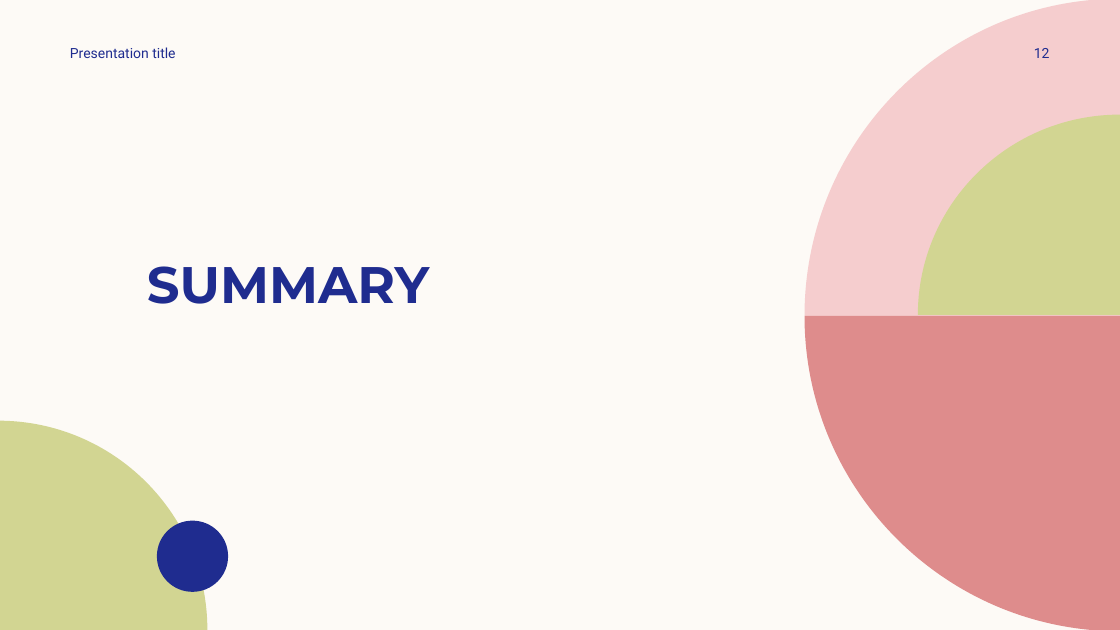
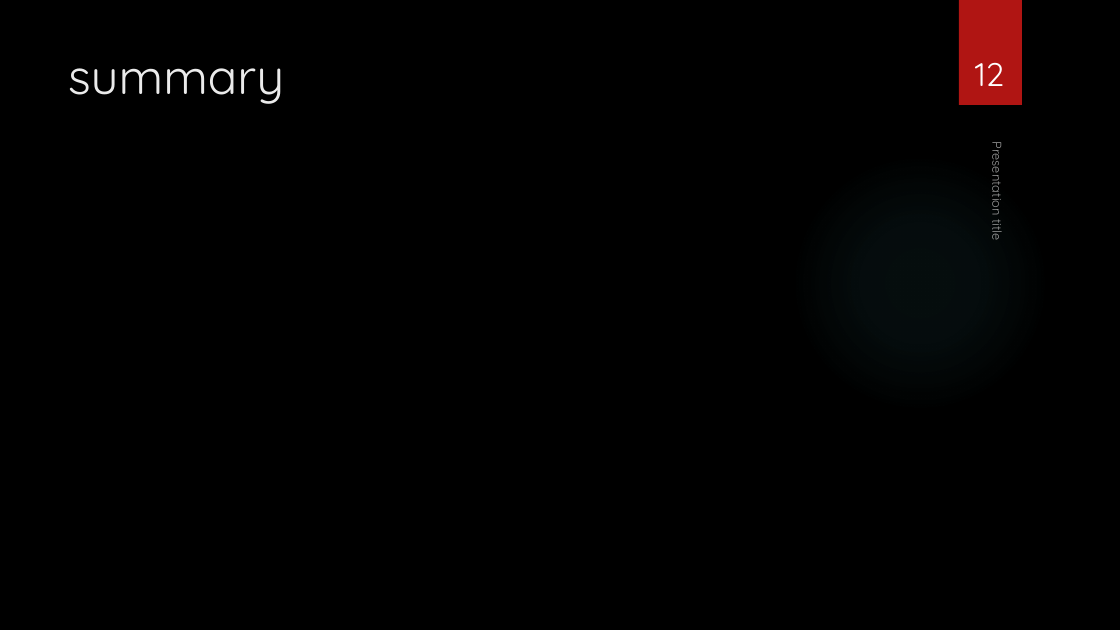
Before and after one commit to asthaa29/lendingcasestudy, a slide deck: slide 12 of EDA Case Study.pptx. Drawn at 1120x630 pixels with LibreOffice and Linux fonts; fonts in the diff are those of the drawing; background and template pictures are left out. Boxes give left, top, right and bottom in pixels: in the first picture for what was removed or moved away, otherwise in the second. Text is boxed around its words. In the diff, an @@ line names an element or a change of style, - is before the commit and + after.

```diff
--- a/EDA Case Study.pptx
+++ b/EDA Case Study.pptx
@@ background #FDFAF6 to picture (left out) @@
@@ freeform shape removed at bbox=[805, 0, 1120, 316] @@
@@ page number: place and size @@
-page number at bbox=[1034, 48, 1050, 58]
+page number at bbox=[975, 63, 1004, 86]
@@ page number at bbox=[975, 63, 1004, 86]: size 12 to 28 pt, font Roboto to Quicksand, text colour #1F2C8F to #FFFFFF; alignment right to centre; vertical alignment middle to bottom @@
@@ rectangle added at bbox=[959, 0, 1022, 105], fill #B01513 @@
@@ title "summary" at bbox=[68, 68, 284, 104]: vertical alignment bottom to top @@
@@ title at bbox=[68, 68, 284, 104]: text changed; size 44 to 42 pt; font Montserrat to Quicksand; text colour #1F2C8F to #EBEBEB; bold off @@
-SUMMARY
+summary
@@ freeform shape removed at bbox=[918, 114, 1120, 315] @@
@@ text "Presentation title": place and size @@
-text "Presentation title" at bbox=[70, 47, 175, 58]
+text "Presentation title" at bbox=[989, 150, 1008, 240]
@@ text "Presentation title" at bbox=[989, 150, 1008, 240]: size 12 to 11 pt, font Roboto to Quicksand, text colour #1F2C8F to #FFFFFF at 60% opacity; vertical alignment middle to bottom; rotation 0 to 90 degrees @@
@@ ellipse added at bbox=[791, 154, 1049, 413], fill gradient #50B9C1 @@
@@ freeform shape removed at bbox=[805, 316, 1120, 630] @@
@@ freeform shape removed at bbox=[0, 421, 208, 630] @@
@@ freeform shape removed at bbox=[157, 521, 229, 592] @@
```
Also in this commit, not shown: 12 other slides changed.
